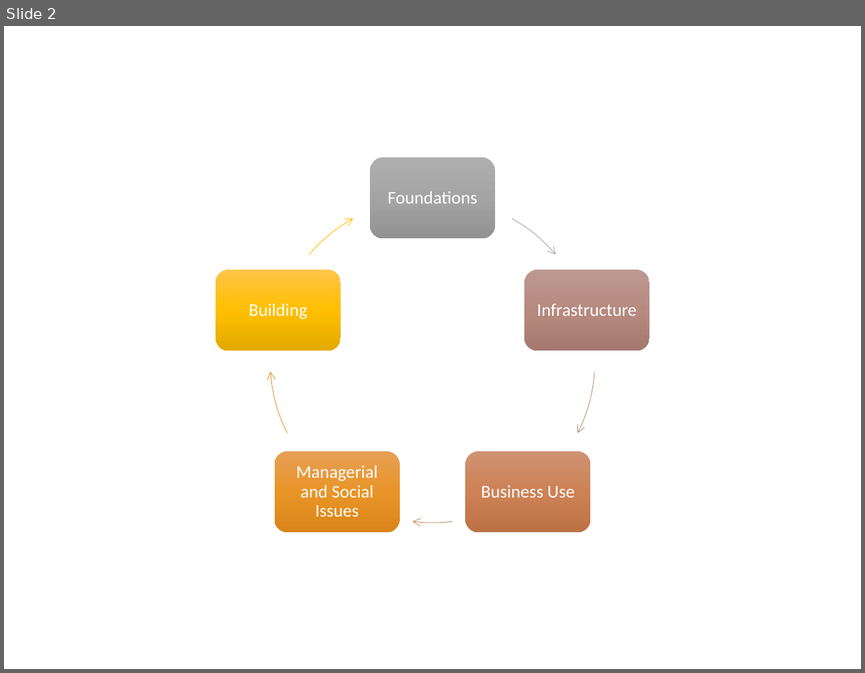
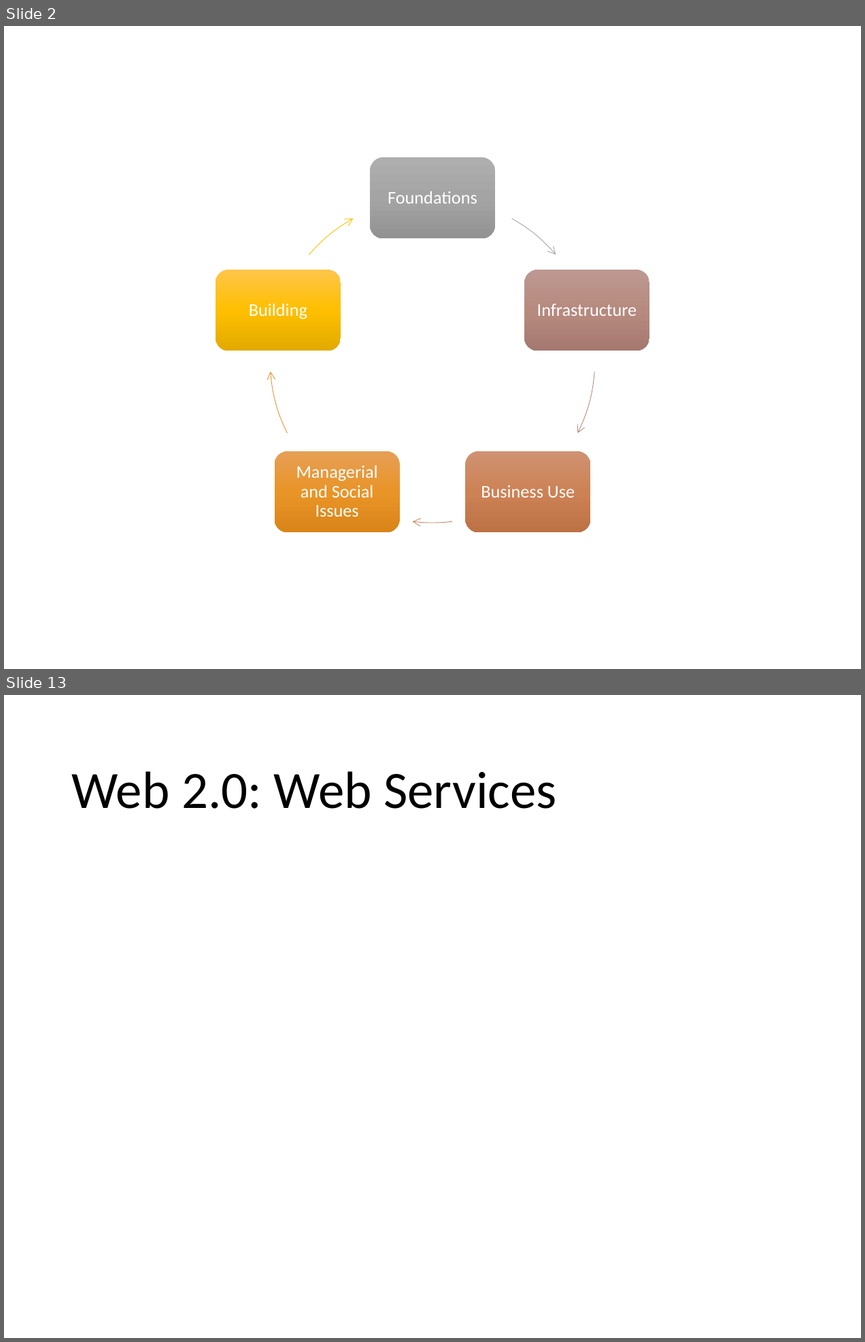
Before and after one commit to colinbellCA/1161.cs330-uwaterloo-sematic_analytics, a slide deck: 1161.cs330-social_graphs_and_semantic_analytics.pptx. Shown one above the other, each under a label of ours: slide 2 before the commit, slides 2 and 13 after it; the slides between them are not shown. The pictures are 865x673 and 865x1342 pixels, drawn with LibreOffice and Linux fonts; fonts in the diff are those of the drawing. Boxes give left, top, right and bottom in pixels: in the first picture for what was removed or moved away, otherwise in the second. Text is boxed around its words. In the diff, an @@ line names an element or a change of style, - is before the commit and + after.

```diff
--- a/1161.cs330-social_graphs_and_semantic_analytics.pptx
+++ b/1161.cs330-social_graphs_and_semantic_analytics.pptx
@@ slide 13 added at (4,695,861,1338), background #FFFFFF @@
@@ title added at (71,771,556,809), 44 pt, text #000000 @@
+Web 2.0: Web Services
```
Also in this commit, not shown: 2 slides changed, 12 other slides added, 1 other file.
